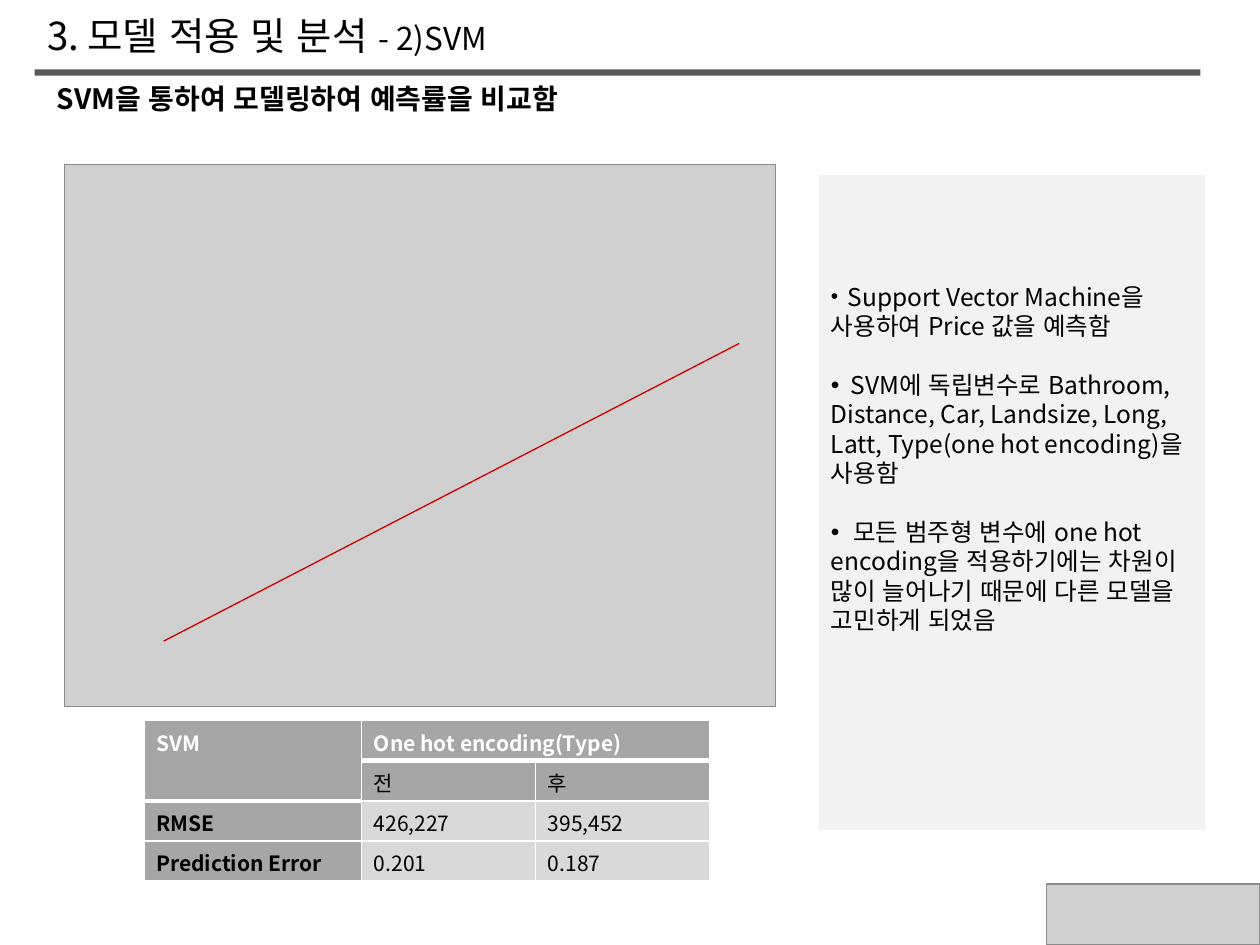
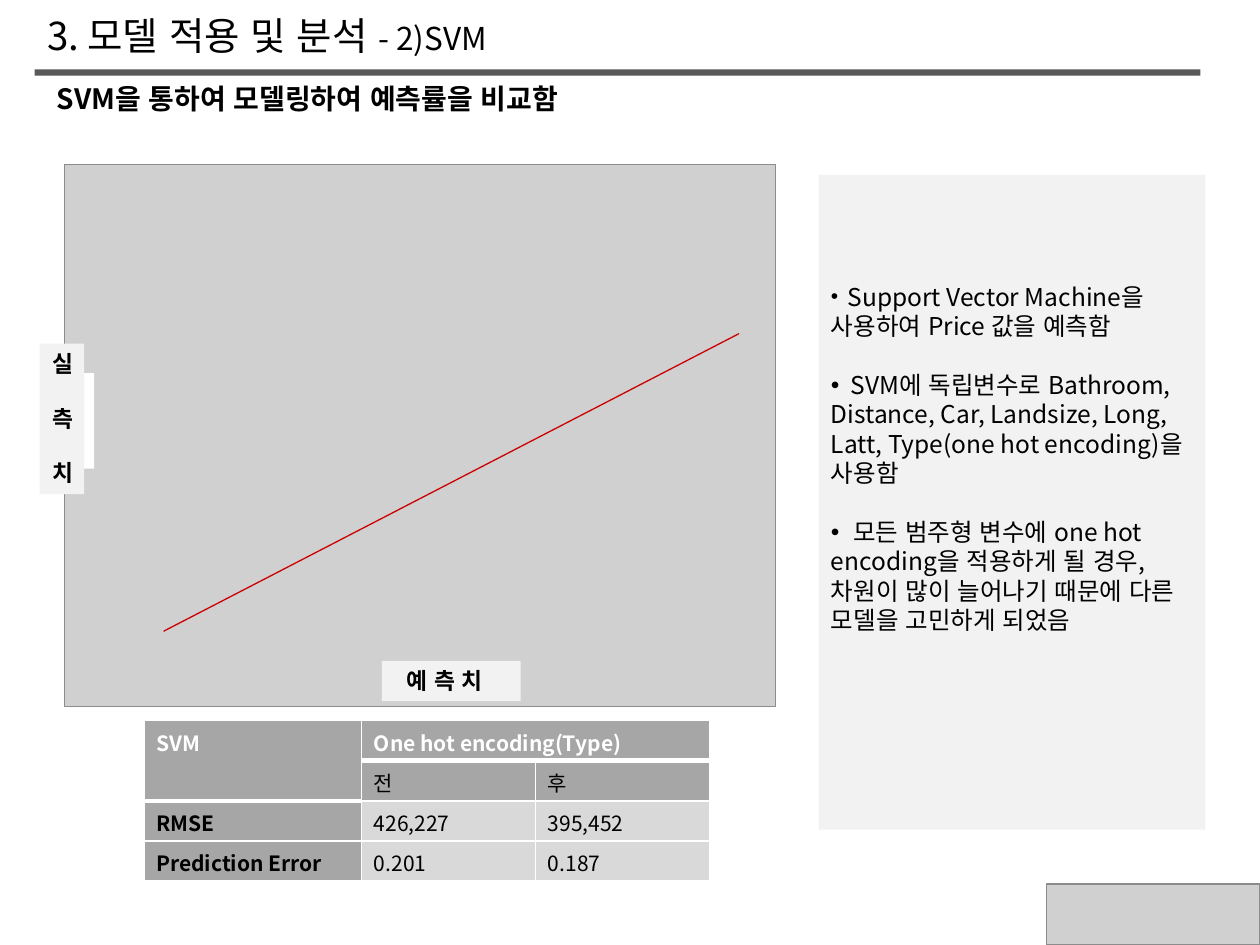
Before and after one commit to SongHaKyu/SongHakyu, a slide deck: slide 6 of Project.pptx. Drawn at 1260x945 pixels with LibreOffice and Linux fonts; fonts in the diff are those of the drawing; grey boxes stand for pictures. Boxes give left, top, right and bottom in pixels: in the first picture for what was removed or moved away, otherwise in the second. Text is boxed around its words. In the diff, an @@ line names an element or a change of style, - is before the commit and + after.

```diff
--- a/Project.pptx
+++ b/Project.pptx
@@ rectangle added at (x1=39, y1=344, x2=83, y2=494), fill #F2F2F2, 13 pt, text #000000, bold @@
+실
+측
+치
@@ line moved from (164, 641) - (740, 344) to (164, 631) - (740, 334) @@
@@ rectangle added at (x1=74, y1=373, x2=94, y2=469), fill #FFFFFF @@
@@ text in rectangle at (x1=831, y1=520, x2=1174, y2=631): text changed @@
-• 모든 범주형 변수에 one hot encoding을 적용하기에는 차원이 많이 늘어나기 때문에 다른 모델을 고민하게 되었음
+• 모든 범주형 변수에 one hot encoding을 적용하게 될 경우,
+차원이 많이 늘어나기 때문에 다른 모델을 고민하게 되었음
@@ rectangle added at (x1=382, y1=662, x2=520, y2=702), fill #F2F2F2, 13 pt, text #000000, bold @@
+예 측 치
```
Also in this commit, not shown: 8 other slides changed, 1 other file.
